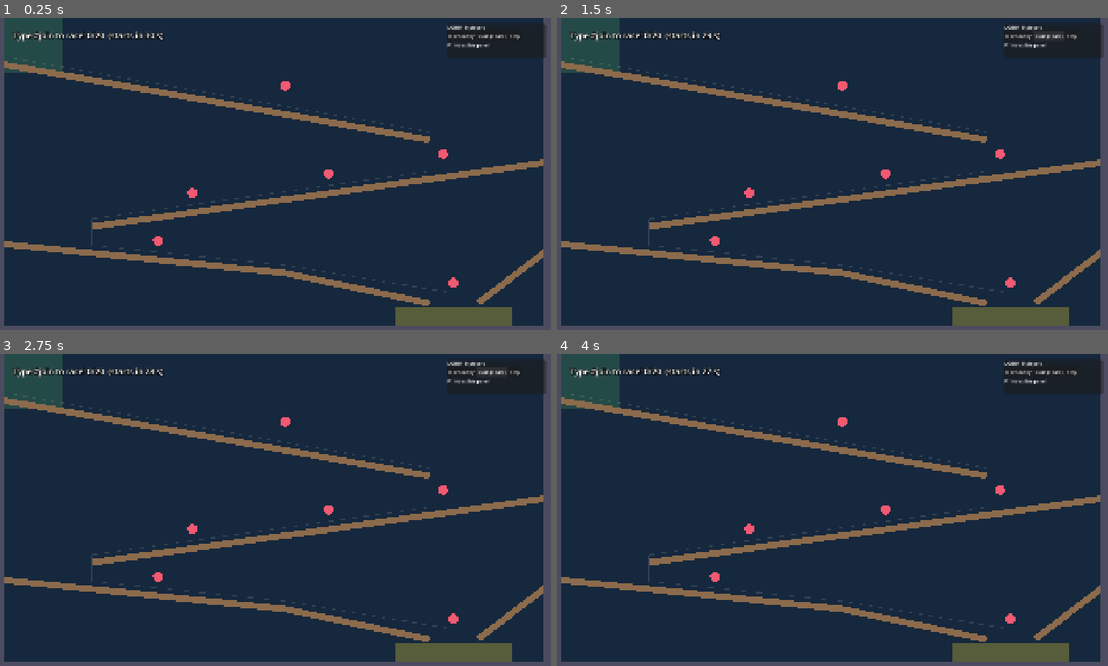
Above: before the commit, frames 1-4 (two rows, left to right).
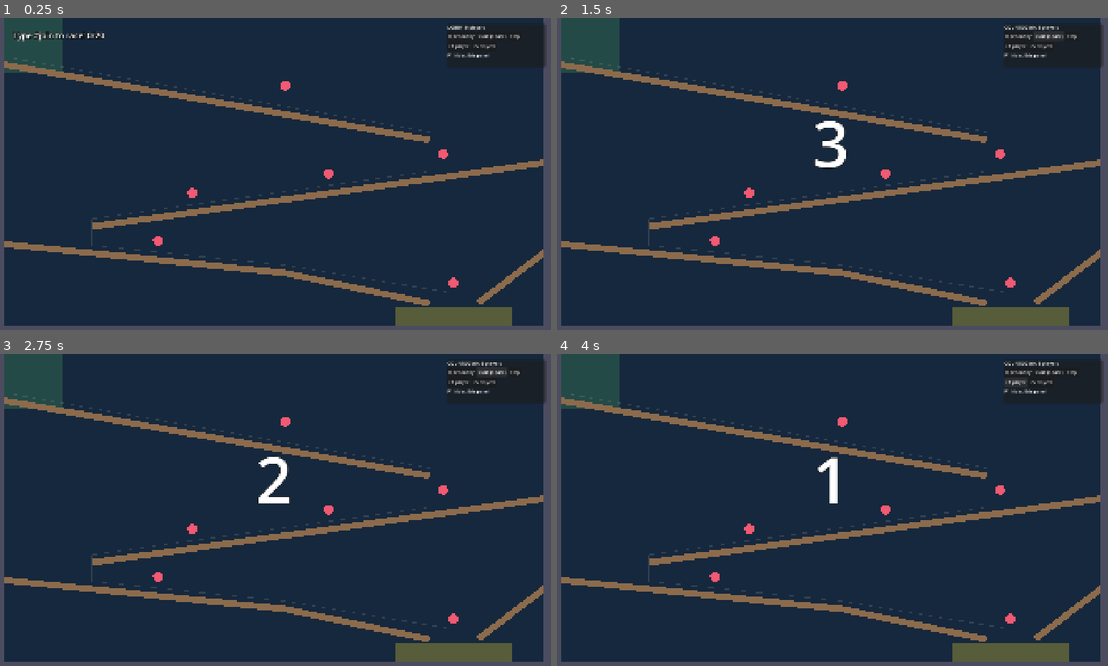
Above: after the commit, the same moments.

Repository: The127/fishygame2
Game: Godot game, scene res://scenes/main.tscn
Two runs of this game, one before a commit and one after it. Both use one fixed random seed, a clock stepped at 60 frames per second and the inputs below.
Inputs (mouse positions are in pixels of both pictures, inside the frame that each line leads up to):
- Up to frame 1 (0.25 s): no input
- Up to frame 2 (1.5 s): click (1041, 46) at 0.5 s, where only the run after the commit has a clickable "+5 players"; click "Start (Space)" at 1.25 s
- Up to frame 3 (2.75 s): click "Start (Space)" at 2 s
- Up to frame 4 (4 s): click (1014, 382) at 2.75 s, where only the run after the commit has a clickable "+1 player"; click (1014, 382) at 3.5 s, where only the run after the commit has a clickable "+1 player"

The runs differ from the first frame. In frame 1, 0.3% of the frame differs, in the area x 19-99%, y 4-17%; in frame 2, 1.1%, in the area x 2-99%, y 2-49%; in frame 3, 1.0%; in frame 4, 0.9%.

Commit message:
Manual lobby start and debug players in the control panel
Closes #28, closes #29

Co-Authored-By: Claude <noreply@anthropic.com>

Diff:
--- a/scenes/ui/control_panel.tscn
+++ b/scenes/ui/control_panel.tscn
@@ -10,7 +10,7 @@
 offset_left = 1560.0
 offset_top = 20.0
 offset_right = 1900.0
-offset_bottom = 140.0
+offset_bottom = 170.0
 
 [node name="Box" type="VBoxContainer" parent="Panel"]
 layout_mode = 2
@@ -37,6 +37,19 @@
 focus_mode = 0
 text = "Stop"
 
+[node name="DebugButtons" type="HBoxContainer" parent="Panel/Box"]
+layout_mode = 2
+
+[node name="AddOne" type="Button" parent="Panel/Box/DebugButtons"]
+layout_mode = 2
+focus_mode = 0
+text = "+1 player"
+
+[node name="AddFive" type="Button" parent="Panel/Box/DebugButtons"]
+layout_mode = 2
+focus_mode = 0
+text = "+5 players"
+
 [node name="Hint" type="Label" parent="Panel/Box"]
 layout_mode = 2
 text = "F1 hides this panel"
--- a/scripts/game/game.gd
+++ b/scripts/game/game.gd
@@ -45,6 +45,7 @@
 	_panel.open_lobby_pressed.connect(_flow.open_lobby)
 	_panel.start_pressed.connect(_flow.start_race)
 	_panel.stop_pressed.connect(_flow.stop)
+	_panel.add_debug_players_pressed.connect(_flow.add_debug_players)
 	_flow.open_lobby()
 
 
--- a/scripts/game/game_flow.gd
+++ b/scripts/game/game_flow.gd
@@ -15,7 +15,7 @@
 
 @export var max_players: int = 20
 ## Seconds before the lobby starts the race on its own. 0 or less means manual start only.
-@export var lobby_seconds: float = 30.0
+@export var lobby_seconds: float = 0.0
 ## Players needed before a round can start. Never below 1.
 @export var min_players: int = 1:
 	set(value):
@@ -30,6 +30,7 @@
 var _contestants: Array[Contestant] = []
 var _ids: Dictionary = {}
 var _last_tick: int = 0
+var _debug_count: int = 0
 
 
 func _process(delta: float) -> void:
@@ -69,6 +70,7 @@
 		return false
 	_contestants.clear()
 	_ids.clear()
+	_debug_count = 0
 	timer = lobby_seconds
 	_set_state(State.LOBBY)
 	return true
@@ -124,6 +126,18 @@
 	podium_ready.emit(podium)
 
 
+## Adds fake viewers to the open lobby through the normal join path. Returns how many joined.
+func add_debug_players(count: int) -> int:
+	var added: int = 0
+	while added < count and state == State.LOBBY and _contestants.size() < max_players:
+		_debug_count += 1
+		var user_id: String = "debug_%d" % _debug_count
+		var msg := ChatMessage.create(user_id, user_id, "Debug %d" % _debug_count, "#join")
+		if join(msg):
+			added += 1
+	return added
+
+
 ## Chat entry point; connect Chat.command_received to it.
 func handle_command(msg: ChatMessage, command: String, _args: PackedStringArray) -> void:
 	if command == "join":
--- a/scripts/ui/control_panel.gd
+++ b/scripts/ui/control_panel.gd
@@ -5,6 +5,7 @@
 signal open_lobby_pressed
 signal start_pressed
 signal stop_pressed
+signal add_debug_players_pressed(count: int)
 
 @onready var _panel: PanelContainer = $Panel
 @onready var _status: Label = $Panel/Box/Status
@@ -14,6 +15,12 @@
 	($Panel/Box/Buttons/Open as Button).pressed.connect(open_lobby_pressed.emit)
 	($Panel/Box/Buttons/Start as Button).pressed.connect(start_pressed.emit)
 	($Panel/Box/Buttons/Stop as Button).pressed.connect(stop_pressed.emit)
+	($Panel/Box/DebugButtons/AddOne as Button).pressed.connect(
+		add_debug_players_pressed.emit.bind(1)
+	)
+	($Panel/Box/DebugButtons/AddFive as Button).pressed.connect(
+		add_debug_players_pressed.emit.bind(5)
+	)
 
 
 func _unhandled_input(event: InputEvent) -> void:
--- a/tests/test_game_flow.gd
+++ b/tests/test_game_flow.gd
@@ -197,3 +197,27 @@
 	assert_eq(_flow.min_players, 1)
 	_flow.min_players = 2
 	assert_eq(_flow.min_players, 2)
+
+
+func test_default_lobby_never_auto_starts() -> void:
+	var flow := GameFlow.new()
+	add_child_autofree(flow)
+	assert_eq(flow.lobby_seconds, 0.0)
+	flow.open_lobby()
+	flow.add_debug_players(1)
+	flow.tick(100000.0)
+	assert_eq(flow.state, GameFlow.State.LOBBY)
+
+
+func test_add_debug_players_distinct_and_capped() -> void:
+	_flow.open_lobby()
+	assert_eq(_flow.add_debug_players(2), 2)
+	assert_eq(_flow.add_debug_players(5), 1, "capped at max_players")
+	var ids: Dictionary = {}
+	for c: Contestant in _flow.get_contestants():
+		ids[c.user_id] = true
+	assert_eq(ids.size(), 3)
+
+
+func test_add_debug_players_only_in_lobby() -> void:
+	assert_eq(_flow.add_debug_players(1), 0)
